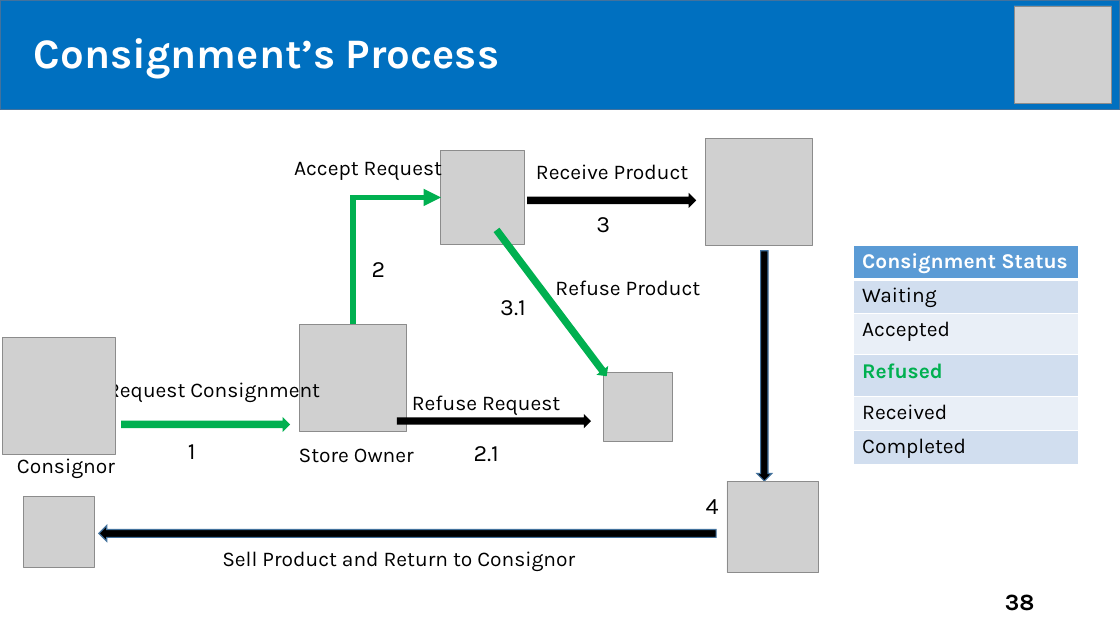
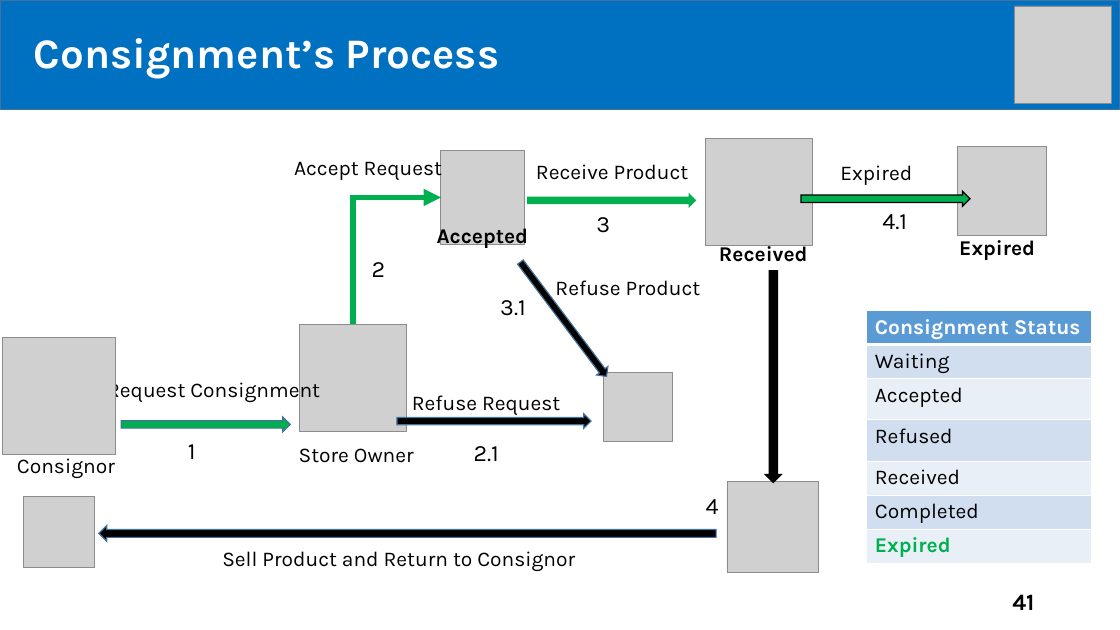
Before and after one commit to tiendan3108/CP, a slide deck: slide 41 of Source/Presentation/PreFinalPresentation.pptx (slide 38 before the commit). Drawn at 1120x630 pixels with LibreOffice and Linux fonts; fonts in the diff are those of the drawing; grey boxes stand for pictures. Boxes give left, top, right and bottom in pixels: in the first picture for what was removed or moved away, otherwise in the second. Text is boxed around its words. In the diff, an @@ line names an element or a change of style, - is before the commit and + after.

```diff
--- a/Source/Presentation/PreFinalPresentation.pptx
+++ b/Source/Presentation/PreFinalPresentation.pptx
@@ picture added at bbox=[958, 147, 1047, 236] @@
@@ text added at bbox=[840, 165, 912, 185], 18 pt, text #000000 @@
+Expired
@@ right arrow at bbox=[528, 193, 697, 208]: fill #000000 to #00B050 @@
@@ right arrow added at bbox=[802, 192, 970, 207], fill #00B050, outline #000000 1 pt @@
@@ text added at bbox=[437, 223, 529, 248], 18 pt, text #000000, bold @@
+Accepted
@@ text added at bbox=[882, 214, 907, 229], 20 pt, text #000000 @@
+4.1
@@ text added at bbox=[959, 235, 1035, 260], 18 pt, text #000000, bold @@
+Expired
@@ right arrow: place and size @@
-right arrow at bbox=[491, 225, 613, 380]
+right arrow at bbox=[515, 258, 612, 381]
@@ right arrow at bbox=[515, 258, 612, 381]: fill #00B050 to #000000; outline none to #43739E 1 pt @@
@@ text added at bbox=[719, 242, 808, 262], 18 pt, text #000000, bold @@
+Received
@@ right arrow: place and size @@
-right arrow at bbox=[757, 251, 772, 481]
+right arrow at bbox=[765, 270, 783, 483]
@@ right arrow at bbox=[765, 270, 783, 483]: outline #43739E 1 pt to none @@
@@ table at bbox=[867, 311, 1091, 564] @@
+row 7: Expired
@@ table: place and size @@
-table at bbox=[854, 245, 1078, 465]
+table at bbox=[867, 311, 1091, 564]
@@ right arrow at bbox=[121, 417, 290, 432]: outline none to #43739E 1 pt @@
@@ right arrow at bbox=[397, 414, 592, 429]: outline none to #43739E 1 pt @@
@@ page number at bbox=[1012, 594, 1034, 610]: text changed @@
-38
+41
```
Also in this commit, not shown: 22 other slides changed, 14 slides added.
